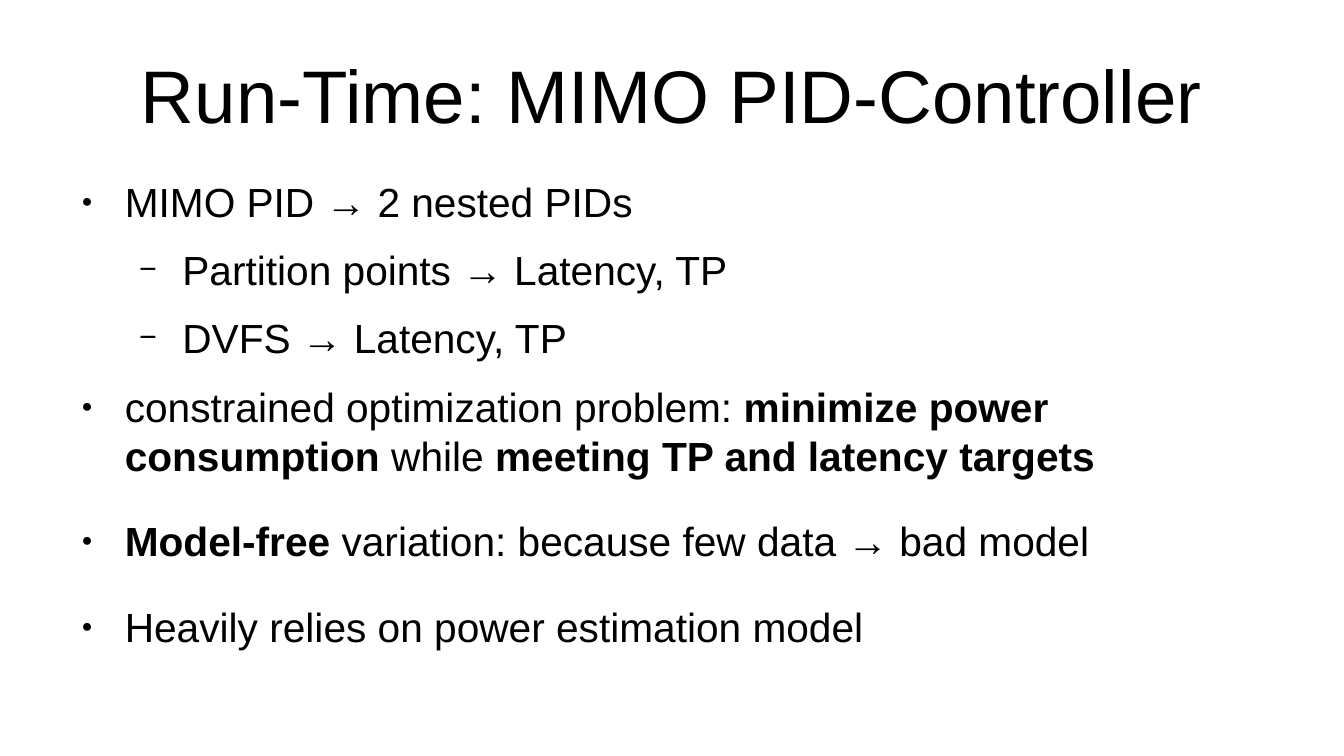
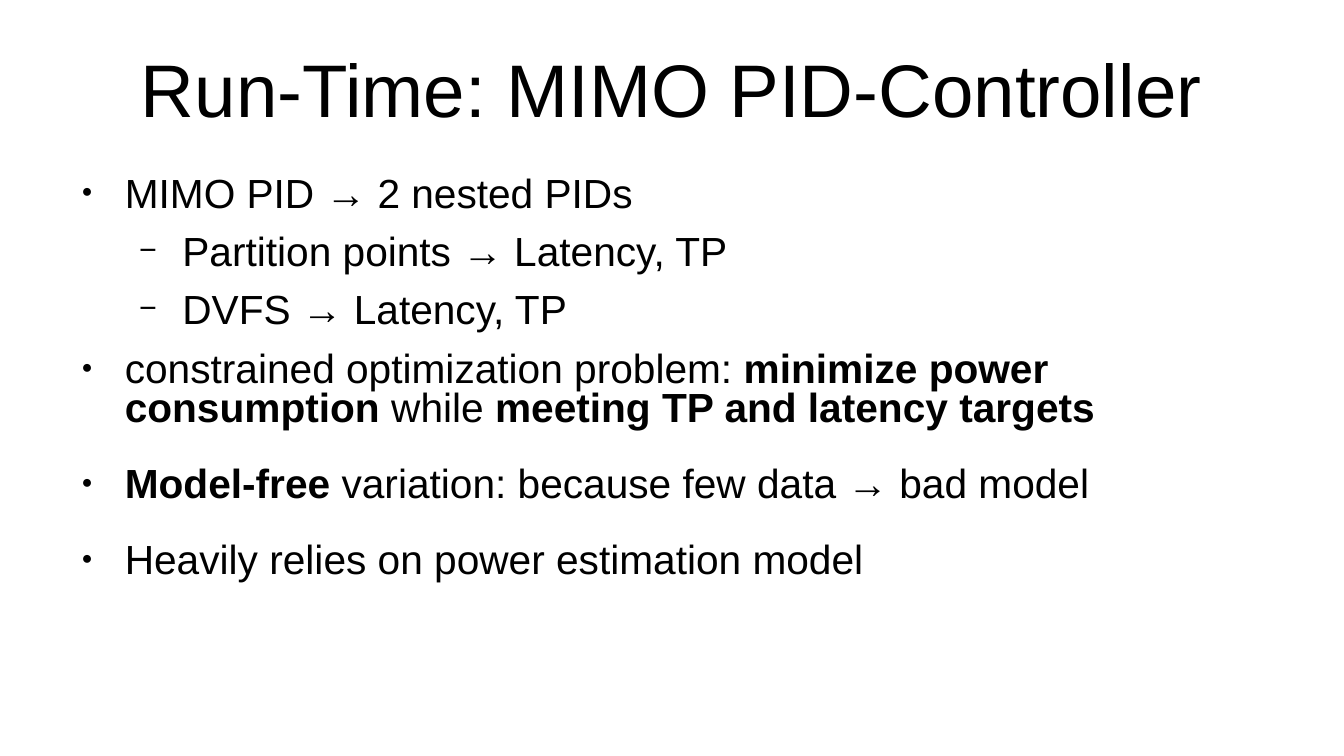
Before and after one commit to ar000001/power-optimization-governor, a slide deck: slide 5 of presentation/Governor Presentation.pptx. Drawn at 1344x756 pixels with LibreOffice and Linux fonts; fonts in the diff are those of the drawing. Boxes give left, top, right and bottom in pixels: in the first picture for what was removed or moved away, otherwise in the second. Text is boxed around its words. In the diff, an @@ line names an element or a change of style, - is before the commit and + after.

```diff
--- a/presentation/Governor Presentation.pptx
+++ b/presentation/Governor Presentation.pptx
@@ title "Run-Time: MIMO PID-Controller" at [141,63,1202,118]: line spacing 1 to 0.9 @@
@@ text "MIMO PID → 2 nested ..." at [125,178,1094,582]: line spacing 1 to 0.8 @@
```
Also in this commit, not shown: 6 other slides changed, 1 slide added, 1 slide removed.
